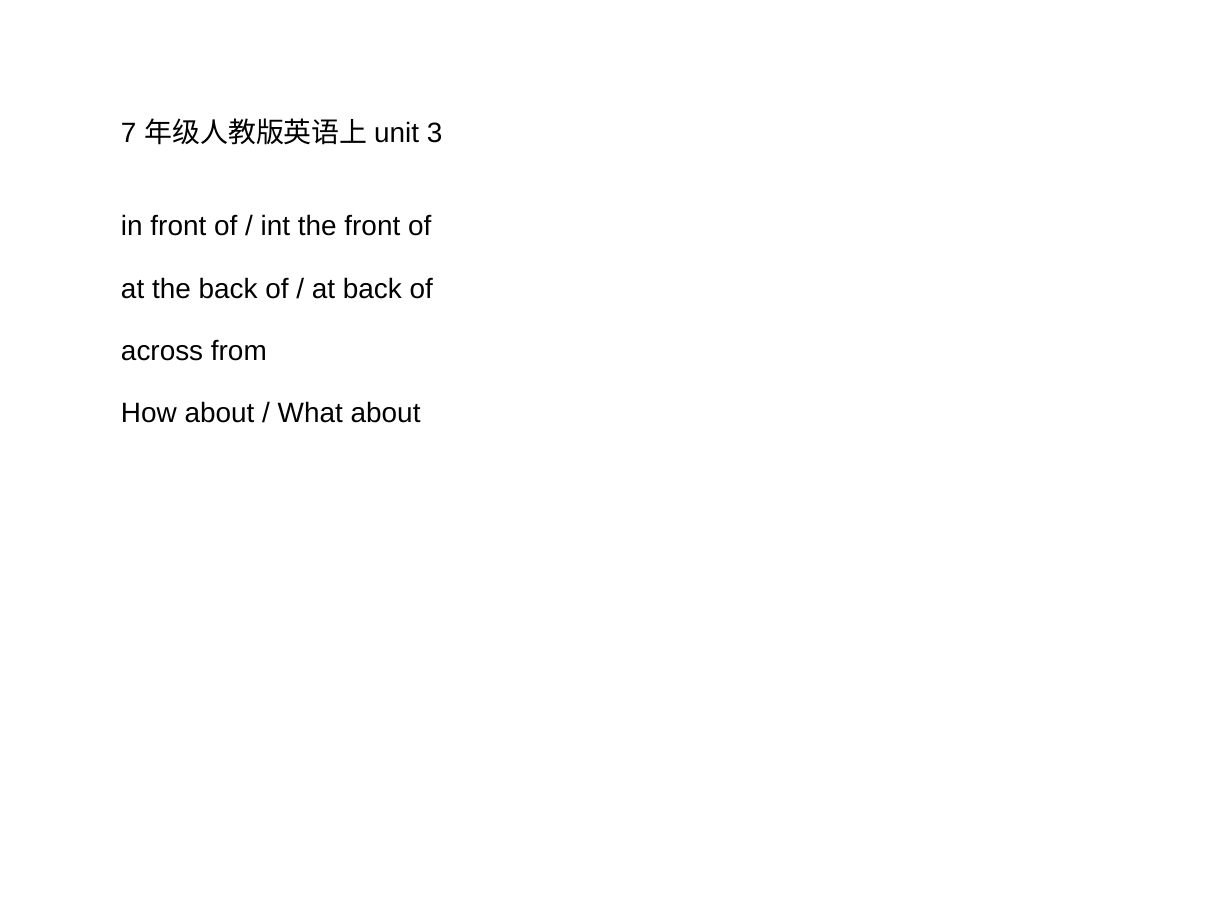
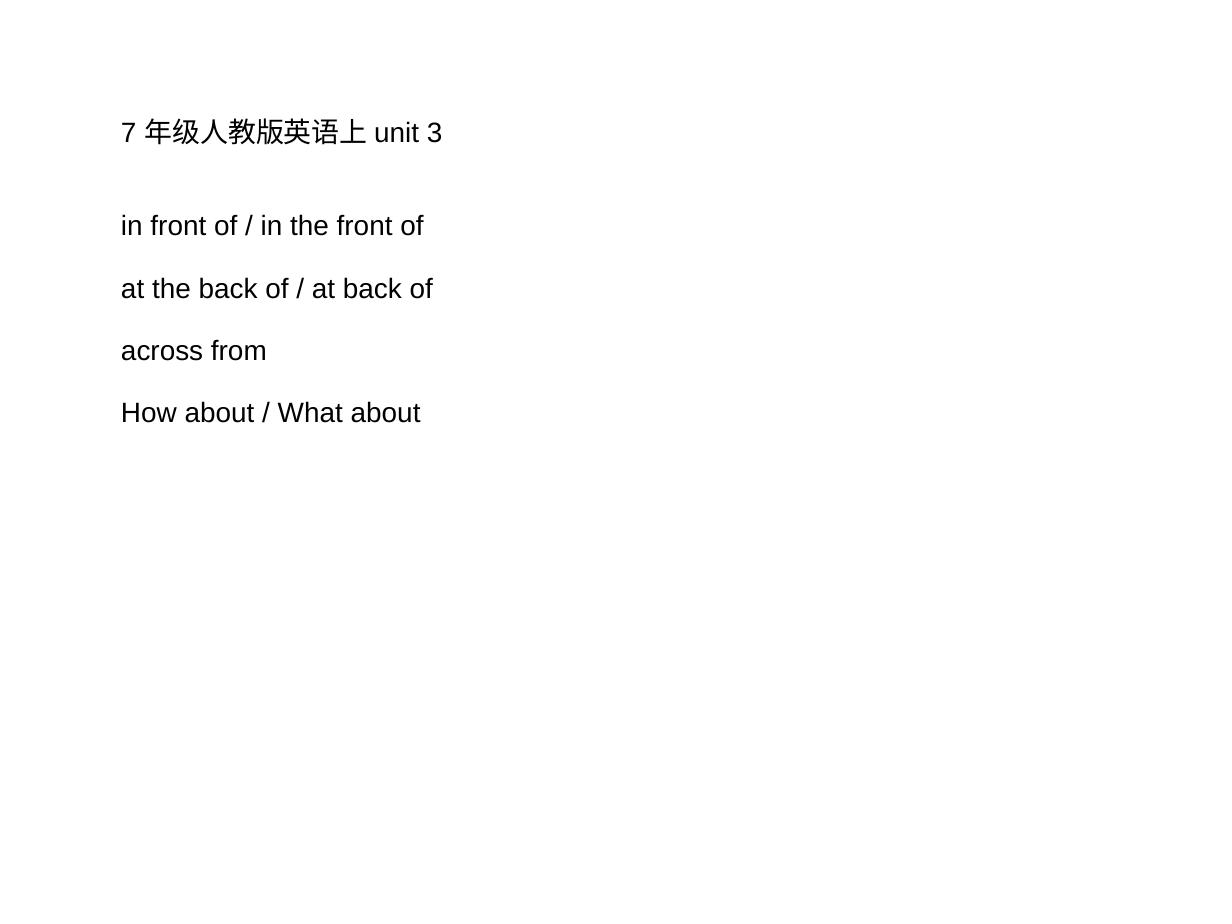
Before and after one commit to ericzhang/english-math, a slide deck: slide 1 of english/grade-7-上/7上英语人教版-unit-3-words.ppt. Drawn at 1232x924 pixels with LibreOffice and Linux fonts; fonts in the diff are those of the drawing. Boxes give left, top, right and bottom in pixels: in the first picture for what was removed or moved away, otherwise in the second. Text is boxed around its words. In the diff, an @@ line names an element or a change of style, - is before the commit and + after.

```diff
--- a/english/grade-7-上/7上英语人教版-unit-3-words.ppt
+++ b/english/grade-7-上/7上英语人教版-unit-3-words.ppt
@@ text at <box>121,214,423,236</box>: text changed @@
-in front of / int the front of
+in front of / in the front of
```
Also in this commit, not shown: 3 other files.
